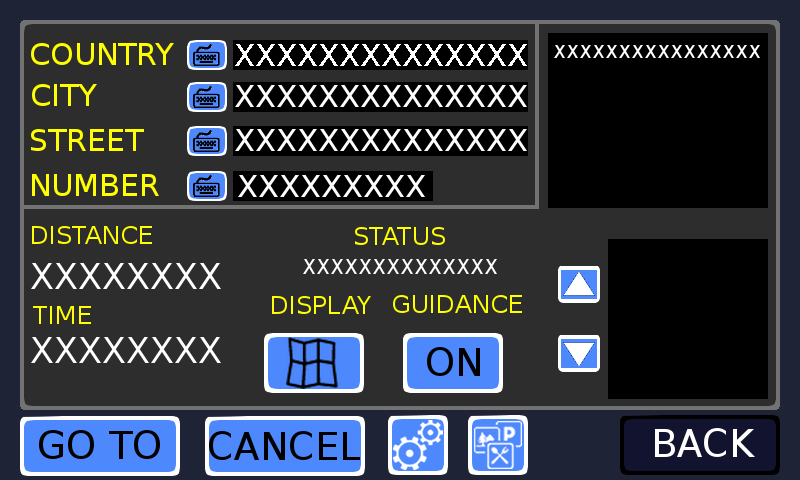
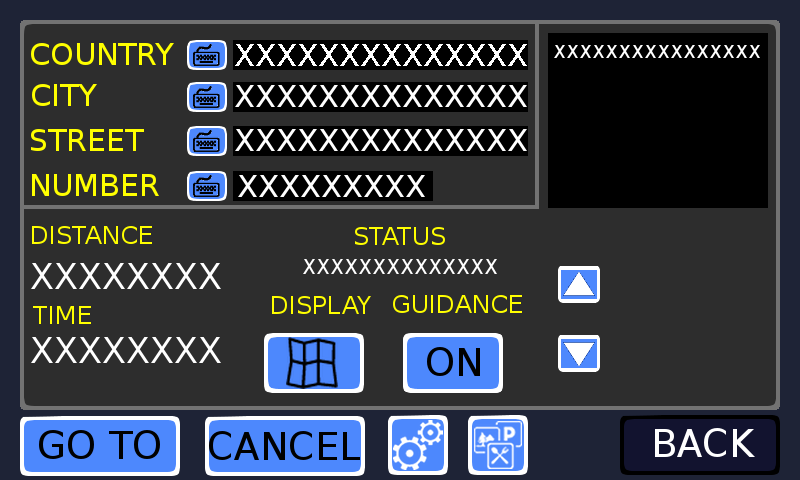
Layer changes from the first 800×480 image to the second:
painted on "crossroadZoom" over 608, 239, 768, 399
painted on "Layer" over 608, 239, 768, 399
painted on "Layer copy" over 608, 239, 768, 399
painted on "menu background" over 608, 239, 768, 399
